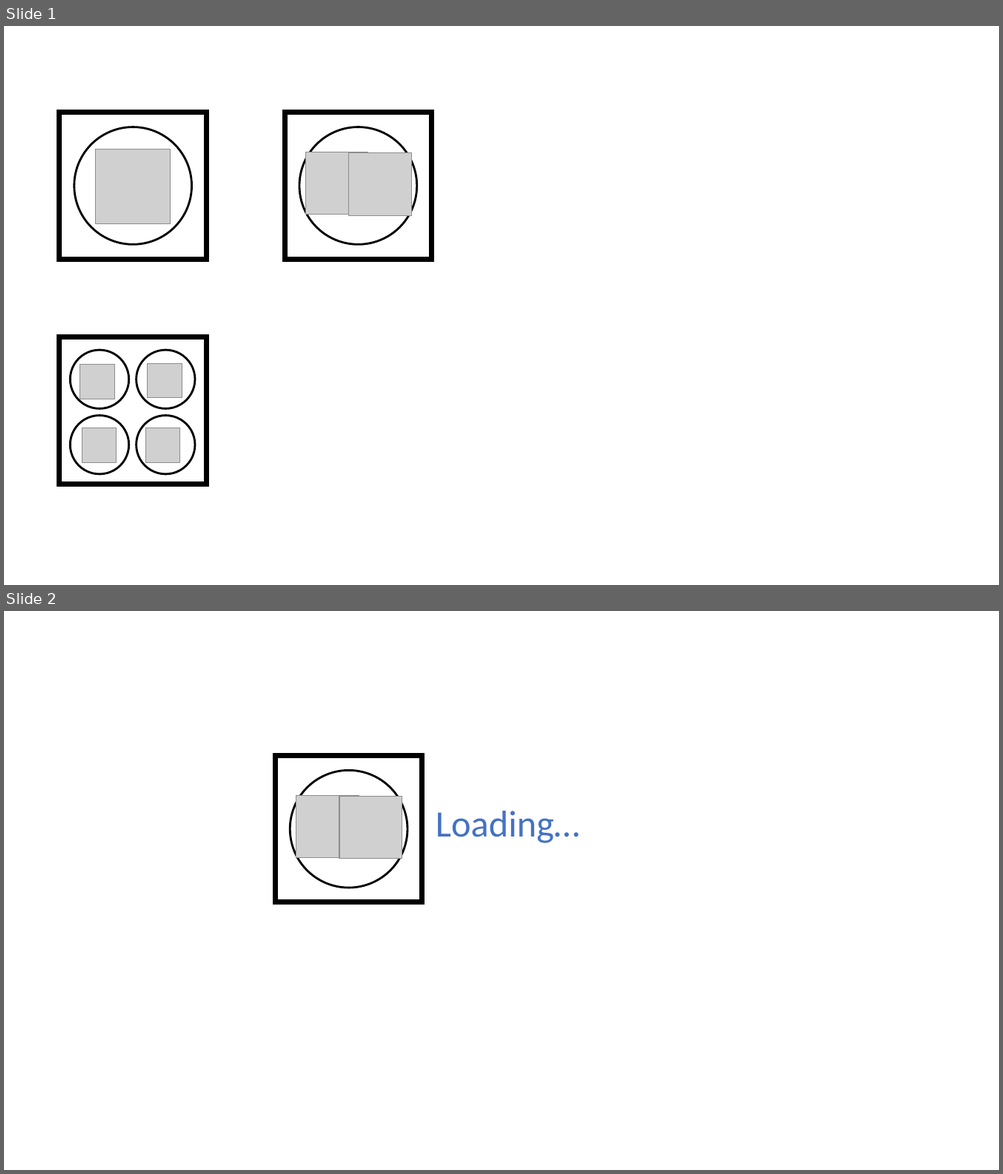
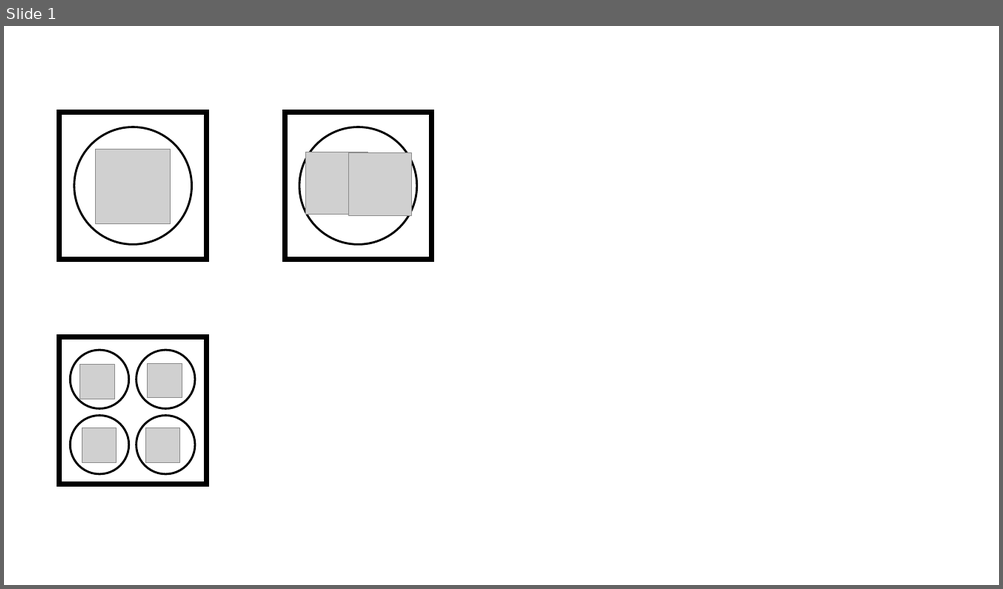
Before and after one commit to VittorioAccomazzi/LeafSize, a slide deck: src/assets/graphics.pptx. Shown one above the other, each under a label of ours: slides 1 and 2 before the commit, slide 1 after it. The pictures are 1003x1174 and 1003x589 pixels, drawn with LibreOffice and Linux fonts; fonts in the diff are those of the drawing; grey boxes stand for pictures. Boxes give left, top, right and bottom in pixels: in the first picture for what was removed or moved away, otherwise in the second. Text is boxed around its words. In the diff, an @@ line names an element or a change of style, - is before the commit and + after.

```diff
--- a/src/assets/graphics.pptx
+++ b/src/assets/graphics.pptx
@@ slide 2 removed at [4, 611, 999, 1170], background #FFFFFF @@
@@ rectangle removed at [276, 756, 423, 903] @@
@@ ellipse removed at [290, 771, 407, 888] @@
@@ picture removed at [296, 795, 358, 858] @@
@@ picture removed at [339, 796, 401, 859] @@
@@ text removed at [435, 811, 580, 843] @@
-Loading…
```
Also in this commit, not shown: 1 slide added, 10 other files.
